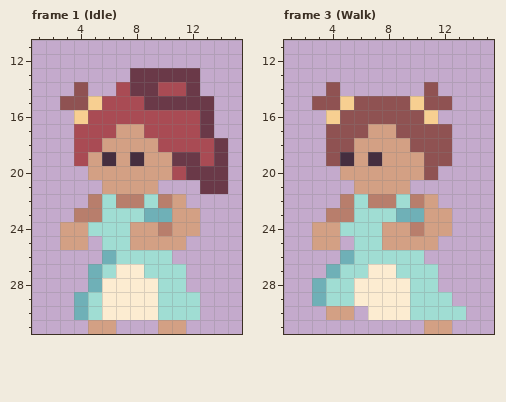
Two states of a pixel-art file, Assets/Art/People/Merchant.aseprite. The picture above was drawn from the file before the commit.
16x32 pixels, 3 frames. Shown: frame 1 (Idle): x 1..15, y 11..31; frame 3 (Walk): x 1..15, y 11..31. The commit also changed other frames, which this record leaves out.
After the commit:
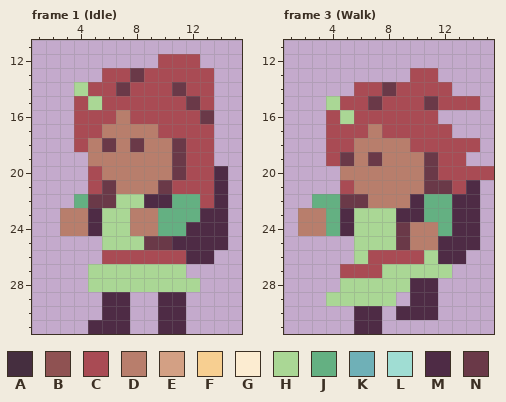
Palette (. is transparent): A #452e3f  B #8f5252  C #a94b54  D #b87e6c  E #d3a084  F #f7cf91  G #fcecd1  H #aad795  J #64b082  K #6fb0b7  L #a0ddd3  M #4e2b45  N #6a3948
Difference:
--- frame 1 (Idle), layer "Merchant"
@@ x 1..15 @@
 11 ...............
-12 ...............
-13 .......NNNNN...
-14 ...B..CNNCCN...
-15 ..BBFCCCNNNNN..
-16 ...FCCCCCCCCN..
-17 ...CCCEECCCCN..
-18 ...CCEEEECCCCN.
-19 ...CEAEAEENNCN.
-20 ....EEEEEECNNN.
-21 .....EEEE...NN.
-22 ....DLDDLDE....
-23 ...DDLLLKKEE...
-24 ..EELLLEEDEE...
-25 ..EE.LLEEEE....
-26 .....KLLLL.....
-27 ....KLGGLLL....
-28 ....KGGGGLL....
-29 ...KLGGGGLLL...
-30 ...KLGGGGLLL...
-31 ....EE...EE....
+12 .........CCC...
+13 .....CCNCCCCC..
+14 ...HCCNCCCNCC..
+15 ...CHCCCCCCNC..
+16 ...CCCDCCCCCN..
+17 ...CCDDDDCCCC..
+18 ...CDNDNDDNCC..
+19 ....DDDDDDNCC..
+20 ....CDDDDDNCCM.
+21 ....CNDDDNCCCM.
+22 ...JNNHHMMJJCM.
+23 ..DDMHHDDJJJMM.
+24 ..DDMHHDDJJMMM.
+25 .....HHHNNMMMM.
+26 .....CCCCCCMM..
+27 ....HHHHHHH....
+28 ....HHHHHHHH...
+29 .....MM..MM....
+30 .....MM..MM....
+31 ....MMM..MM....
--- frame 3 (Walk), layer "Merchant"
@@ x 1..15 @@
 12 ...............
-13 ...............
-14 ...B......B....
-15 ..BBFBBBBFBB...
-16 ...FBBBBBBF....
-17 ...BBBEEBBBB...
-18 ...BBEEEEBBB...
-19 ...BAEAEEEBB...
-20 ....EEEEEEB....
-21 .....EEEE......
-22 ....DLDDLDE....
-23 ...DDLLLKKEE...
-24 ..EELLLEEDEE...
-25 ..EE.LLEEEE....
-26 ....KLLLLL.....
-27 ...KLLGGLLL....
-28 ..KLLGGGGLL....
-29 ..KLLGGGGLLL...
-30 ...EE.GGGLLLL..
-31 ..........EE...
+13 .........CC....
+14 .....CCNCCCC...
+15 ...HCCNCCCNCCC.
+16 ...CHCCCCCC....
+17 ...CCCDCCCCC...
+18 ...CCDDDDCCCCC.
+19 ...CNDNDDDNCC..
+20 ....DDDDDDNCCCC
+21 ....CDDDDDNNCM.
+22 ..JJNNDDDMJJMM.
+23 .DDJMHHHMMJJMM.
+24 .DDJMHHHNDDJMM.
+25 .....HHHNDDMMM.
+26 .....HCCCCHMM..
+27 ....CCCHHHHH...
+28 ....HHHHHMM....
+29 ...HHHHH.MM....
+30 .....MM.MMM....
+31 .....MM........
